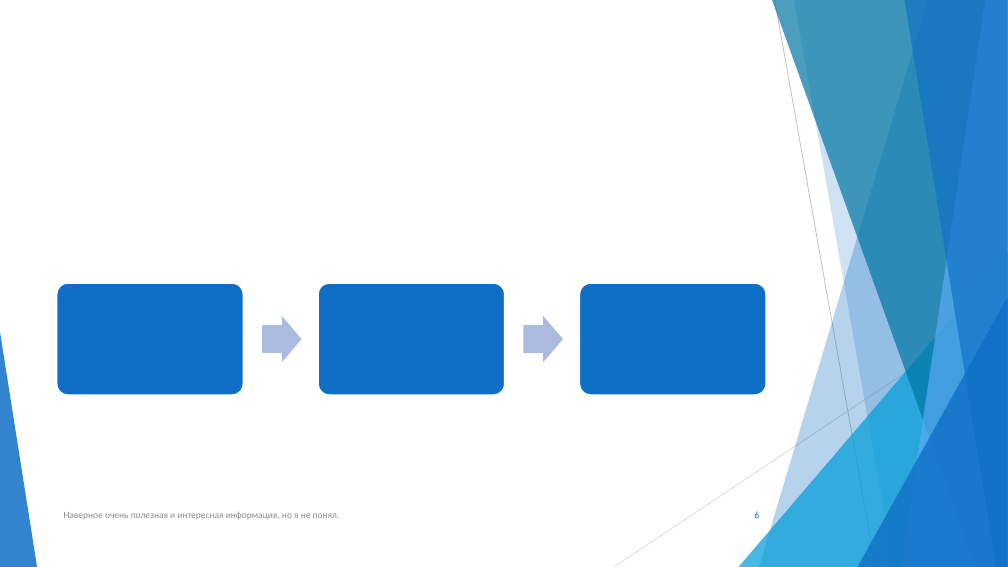
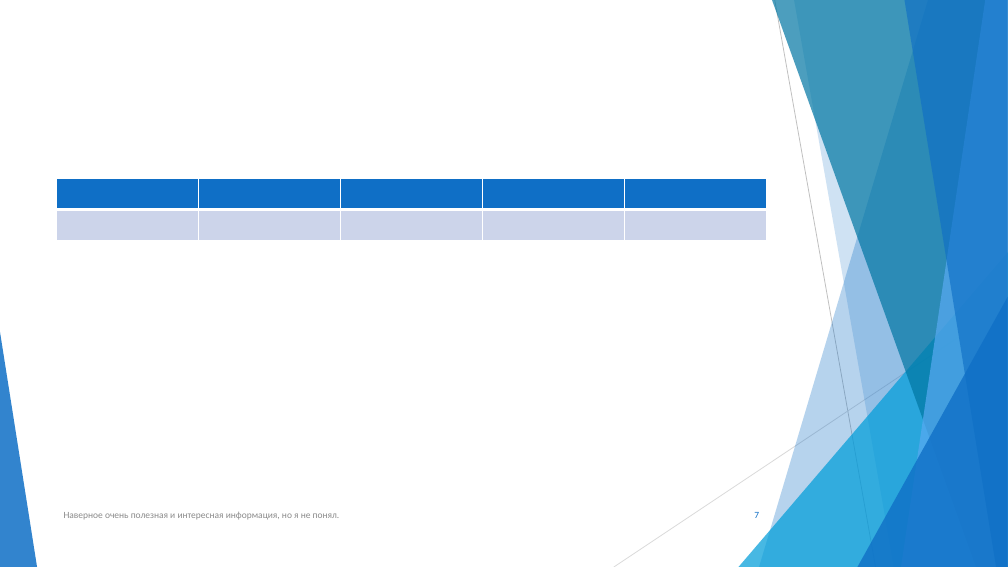
Before and after one commit to R41NB0W-D4SH/Infa_Lab_Work_2nd_semestr, a slide deck: slide 7 of Презентация Microsoft PowerPoint.pptx (slide 6 before the commit). Drawn at 1008x567 pixels with LibreOffice and Linux fonts; fonts in the diff are those of the drawing. Boxes give left, top, right and bottom in pixels: in the first picture for what was removed or moved away, otherwise in the second. Text is boxed around its words. In the diff, an @@ line names an element or a change of style, - is before the commit and + after.

```diff
--- a/Презентация Microsoft PowerPoint.pptx
+++ b/Презентация Microsoft PowerPoint.pptx
@@ table added at [56, 178, 767, 240], 2 rows, 5 columns @@
+ |  |  |  | 
+ |  |  |  | 
@@ group removed at [57, 283, 766, 395]: 3 rounded rectangles, 2 right arrows @@
@@ page number at [754, 512, 759, 518]: text changed @@
-6
+7
```
Also in this commit, not shown: 1 other slide changed, 1 slide added.
